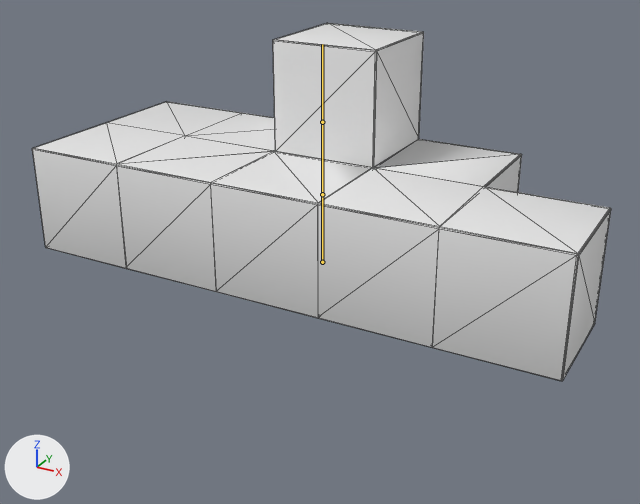
The glTF model assets/runtime/enemy/patty-larva/lod0.glb: old version first, new version second.
Camera for both pictures: a 50 mm camera at (4.11, -7.61, 3.4) aimed at (0.78, -1.56, 0.38). Lighting does not change. The marker at lower left points along +X, +Y and +Z. The first picture is the older version. The bones that bend it are drawn over the model as lines. Mesh edges are drawn as thin lines.

In view in the first picture: 'patty-larva-blockout_lod0'.
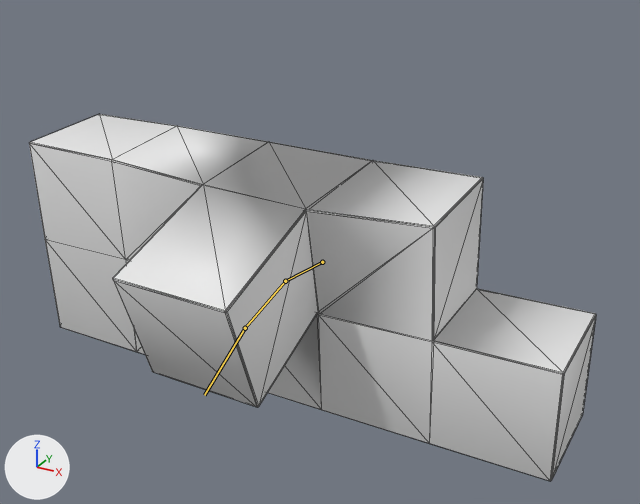
The newer file adds an action. The first version stands in its rest pose; the second is drawn at frame 18 of the action 'death'.

Pixel boxes [x1, y1, x2, y2] of what changed, in the pictures (640 x 504 px):
'patty-larva-blockout_lod0', posed
    before: [32, 23, 611, 381]
    after: [29, 114, 596, 481]
bone 'root', root to tip
    before: (322, 262) to (322, 194)
    after: (322, 262) to (285, 281)
bone 'mid', root to tip
    before: (322, 194) to (322, 122)
    after: (285, 281) to (245, 328)
bone 'tip', root to tip
    before: (322, 122) to (322, 44)
    after: (245, 328) to (204, 395)

What the commit changed:
Bone 'root' (bone_root) turns from (0, 0, 0) to (83, 0, 0) degrees about its own x, y and z.
Bone 'mid' (bone_mid) turns from (0, 0, 0) to (20, 0, 0) degrees about its own x, y and z.
Bone 'tip' (bone_tip) turns from (0, 0, 0) to (14, 0, 0) degrees about its own x, y and z.
